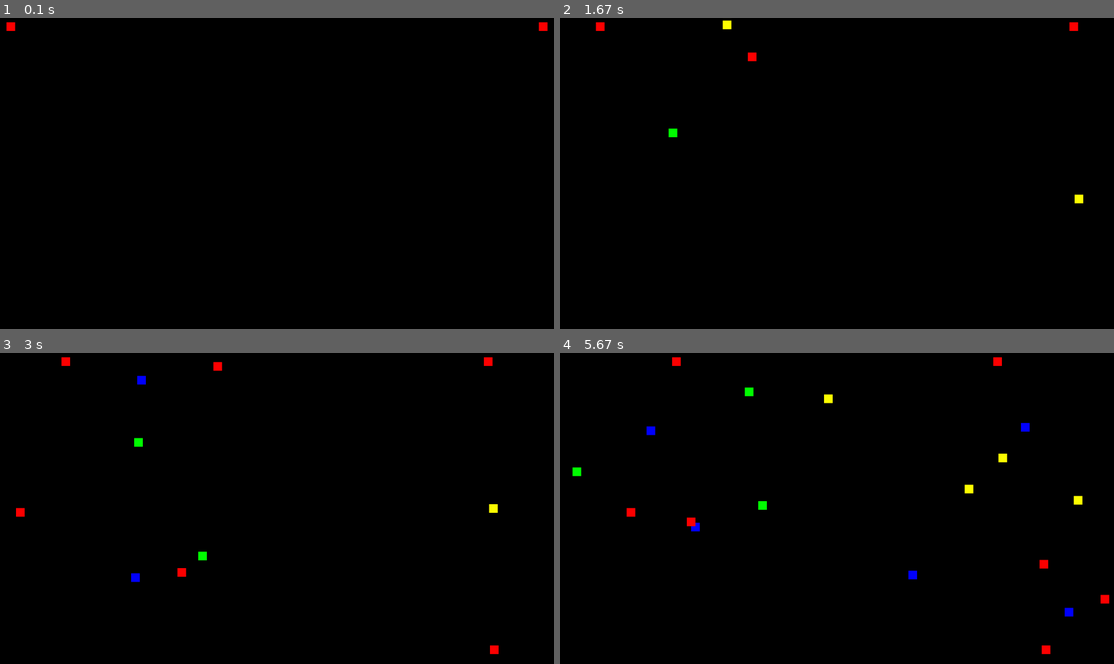
Above: before the commit, frames 1-4 (two rows, left to right).
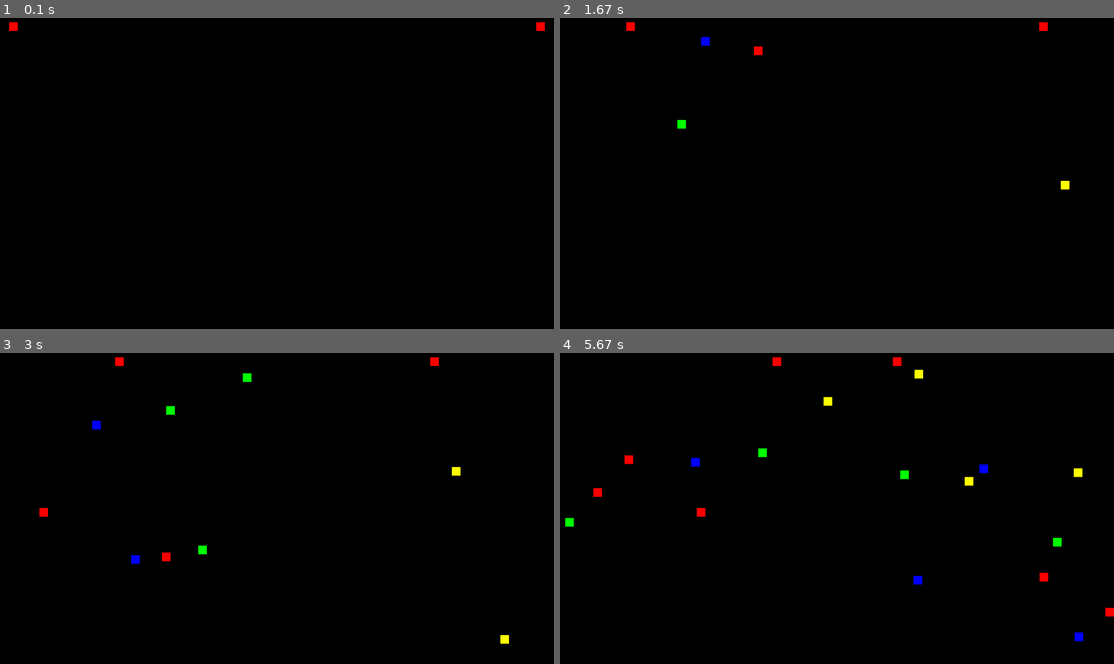
Above: after the commit, the same moments.

Repository: Domroon/pygame-experiments
Game: pygame game, started from myExperiments/experiments.py
Same seed, same stepped clock (60 frames per second), same inputs: the game is played once before the commit and once after it.
Inputs:
- Up to frame 1 (0.1 s): no input
- Up to frame 2 (1.67 s): tap Space at 0.33, 0.73, 1.03, 1.23, 1.57 s
- Up to frame 3 (3 s): tap Space at 1.87, 2.07, 2.37, 2.63, 2.97 s
- Up to frame 4 (5.67 s): tap Space at 3.27, 3.4, 3.8, 4.1, 4.47, 4.87, 5.17, 5.37 s

The runs differ from the first frame. In frame 1, less than 0.1% of the frame differs, in the area x 1-99%, y 1-5%; in frame 2, 0.6%; in frame 3, 1.0%; in frame 4, 1.8%, in the area x 0-100%, y 1-97%.

Commit message:
add color change when hitting other test- rectangle

Diff:
--- a/myExperiments/experiments.py
+++ b/myExperiments/experiments.py
@@ -14,7 +14,11 @@
         self.top_left_corner = {'x': self.x, 'y': self.y}
         self.top_right_corner = {'x': self.x + self.width, 'y': self.y}
         self.bottom_right_corner = {'x': self.x + self.width + self.height, 'y': self.y + self.height}
-        self.bottom_right_corner = {'x': self.x, 'y': self.height}
+        self.bottom_left_corner = {'x': self.x, 'y': self.height}
+        self.all_x_corner = [self.top_left_corner['x'],
+                             self.top_right_corner['x'],
+                             self.bottom_right_corner['x'],
+                             self.bottom_left_corner['x']]
 
     def draw(self, window):
         pygame.draw.rect(window, self.color, (self.x, self.y, self.width, self.height))
@@ -41,11 +45,23 @@
         self.top_left_corner = {'x': self.x, 'y': self.y}
         self.top_right_corner = {'x': self.x + self.width, 'y': self.y}
         self.bottom_right_corner = {'x': self.x + self.width + self.height, 'y': self.y + self.height}
-        self.bottom_right_corner = {'x': self.x, 'y': self.height}
+        self.bottom_left_corner = {'x': self.x, 'y': self.height}
+        self.all_x_corner = [self.top_left_corner['x'],
+                             self.top_right_corner['x'],
+                             self.bottom_right_corner['x'],
+                             self.bottom_left_corner['x']]
 
-    def other_rect_hit(self, other_rectangle):
-        if other_rectangle.top_left_corner['x'] == self.top_right_corner['x']:
-            print('Hit')
+    def other_rect_hit(self, other_rectangle, color_list):
+        for corner in range(0, len(self.all_x_corner)):
+            for corner2 in range(0, len(other_rectangle.all_x_corner)):
+                if self.all_x_corner[corner] == other_rectangle.all_x_corner[corner2]:
+                    return True
+                else:
+                    return False
+
+        # if other_rectangle.top_left_corner['x'] == self.top_right_corner['x']:
+        #    other_rectangle.change_color(color_list)
+        #    print(self.top_right_corner['x'])
 
 
 def redraw(rectangles, test_Rect_1, test_Rect_2, window):
@@ -113,7 +129,7 @@
 
     run = True
     while run:
-        clock.tick(60)  # fps = 27
+        clock.tick(240)  # fps = 27
 
         for event in pygame.event.get():
             if event.type == pygame.QUIT:
@@ -139,7 +155,10 @@
         test_Rect_1.move()
         test_Rect_2.move()
 
-        test_Rect_1.other_rect_hit(test_Rect_2)
+        if test_Rect_1.other_rect_hit(test_Rect_2, color_list):
+            test_Rect_1.change_color(color_list)
+            test_Rect_2.change_color(color_list)
+
 
         redraw(rectangles, test_Rect_1, test_Rect_2, window)
 
